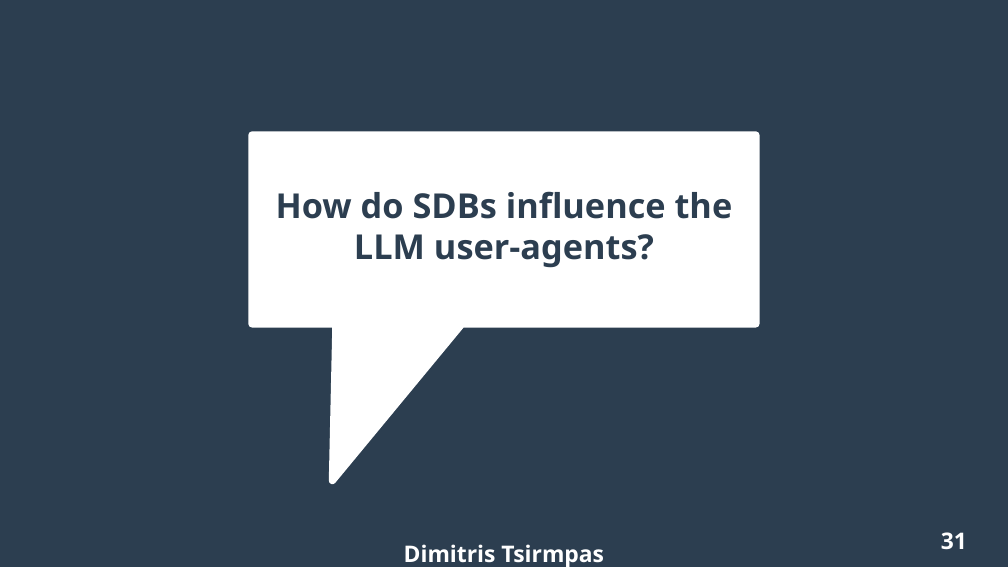
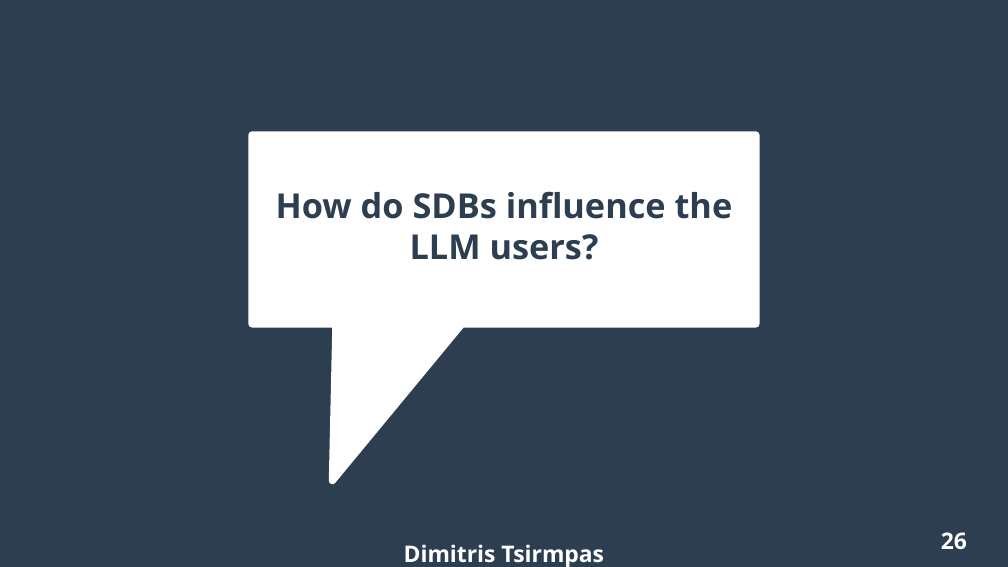
Before and after one commit to dimits-ts/llm_moderation_research, a slide deck: slide 26 of presentations/thesis.odp (slide 31 before the commit). Drawn at 1008x567 pixels with LibreOffice and Linux fonts; fonts in the diff are those of the drawing. Boxes give left, top, right and bottom in pixels: in the first picture for what was removed or moved away, otherwise in the second. Text is boxed around its words. In the diff, an @@ line names an element or a change of style, - is before the commit and + after.

```diff
--- a/presentations/thesis.odp
+++ b/presentations/thesis.odp
@@ title at (x1=276, y1=191, x2=733, y2=260): text changed @@
-How do SDBs influence the LLM user-agents?
+How do SDBs influence the LLM users?
@@ page number at (x1=941, y1=532, x2=967, y2=550): text changed @@
-31
+26
```
Also in this commit, not shown: 13 other slides changed, 1 slide added, 7 slides removed, 8 other files.
